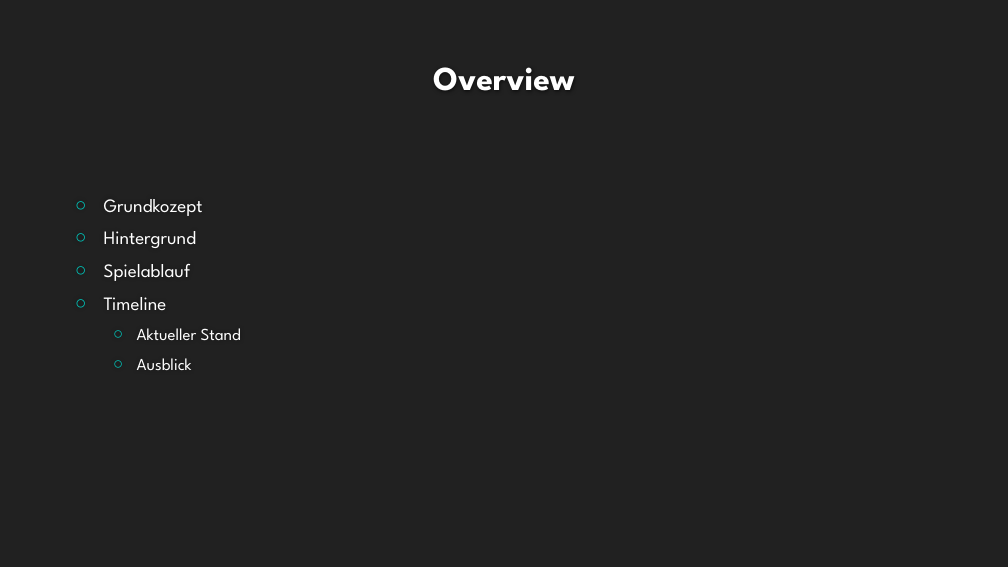
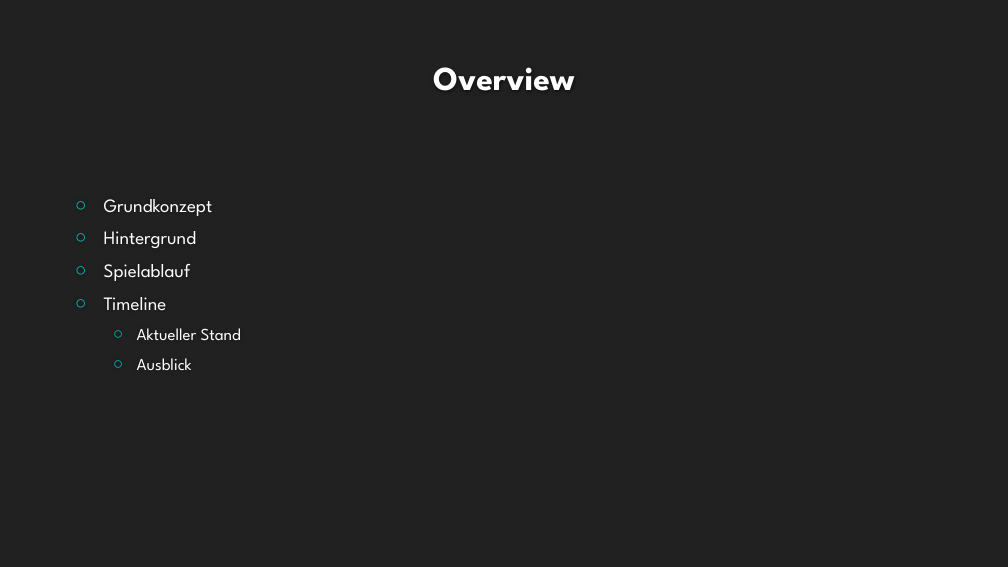
Before and after one commit to EmKaCe/DoctorWhy, a slide deck: slide 3 of Information/Präsentation.pptx. Drawn at 1008x567 pixels with LibreOffice and Linux fonts; fonts in the diff are those of the drawing; background and template pictures are left out. Boxes give left, top, right and bottom in pixels: in the first picture for what was removed or moved away, otherwise in the second. Text is boxed around its words. In the diff, an @@ line names an element or a change of style, - is before the commit and + after.

```diff
--- a/Information/Präsentation.pptx
+++ b/Information/Präsentation.pptx
@@ text at (104, 199, 213, 216): text changed @@
-○ Grundkozept
+○ Grundkonzept
```
Also in this commit, not shown: 3 other slides changed, 6 slides added, 4 slides removed.
